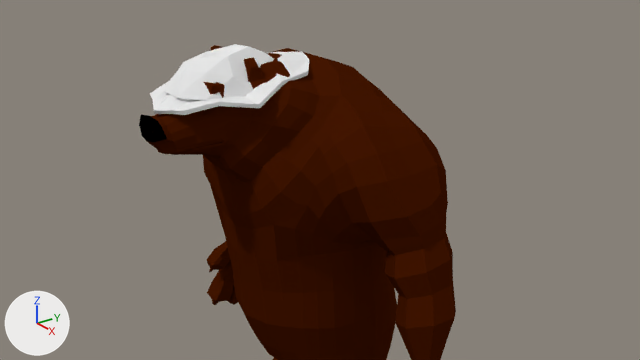
The Blender file Project_Gruppe5/Assets/Player/Model/lowpolybear.blend as it was, and as the next commit left it.
Before and after are seen from the file's camera 'Camera'. Lighting does not change. The marker at lower left points along +X, +Y and +Z.

In view in the first picture: 'Bear', 'Hat', 'Nose'.
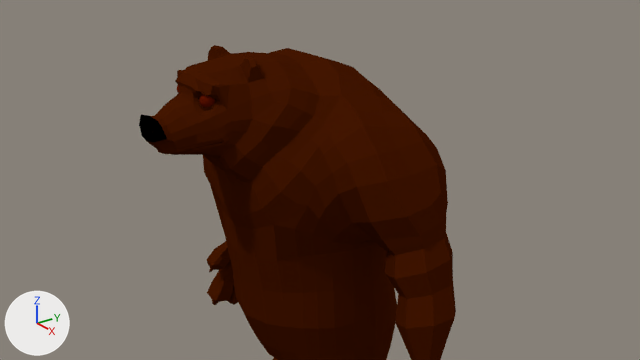
Pixel boxes [x1, y1, x2, y2] of what changed, in the pictures (640 x 360 px):
'Hat', hidden: before [150, 44, 309, 115]

Edits to the bpy script that builds the scene:
```text
Change ob_hat:
    ob_hat.rotation_euler: (0.0, 0.131, -1.571) -> (0.0, 0.0, 0.0)  # degrees (0, 7.5, -90) -> degrees (0, 0, 0)
    ob_hat.scale: (0.429, 0.392, 0.429) -> (1.0, 1.0, 1.0)
    ob_hat.location: (-0.072, -0.974, 4.058) -> (0.0, 0.0, 0.0)
    add ob_hat.hide_viewport = True
```
